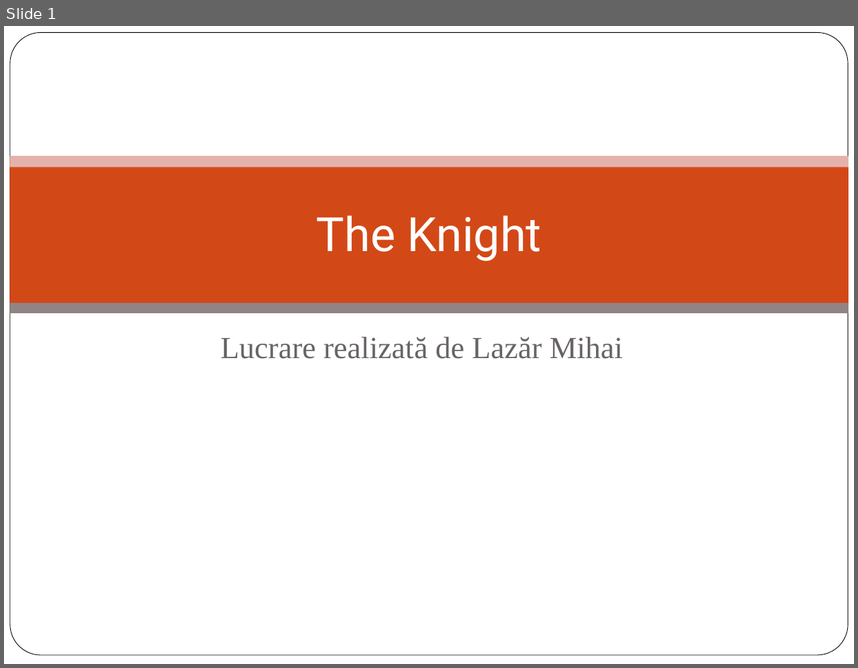
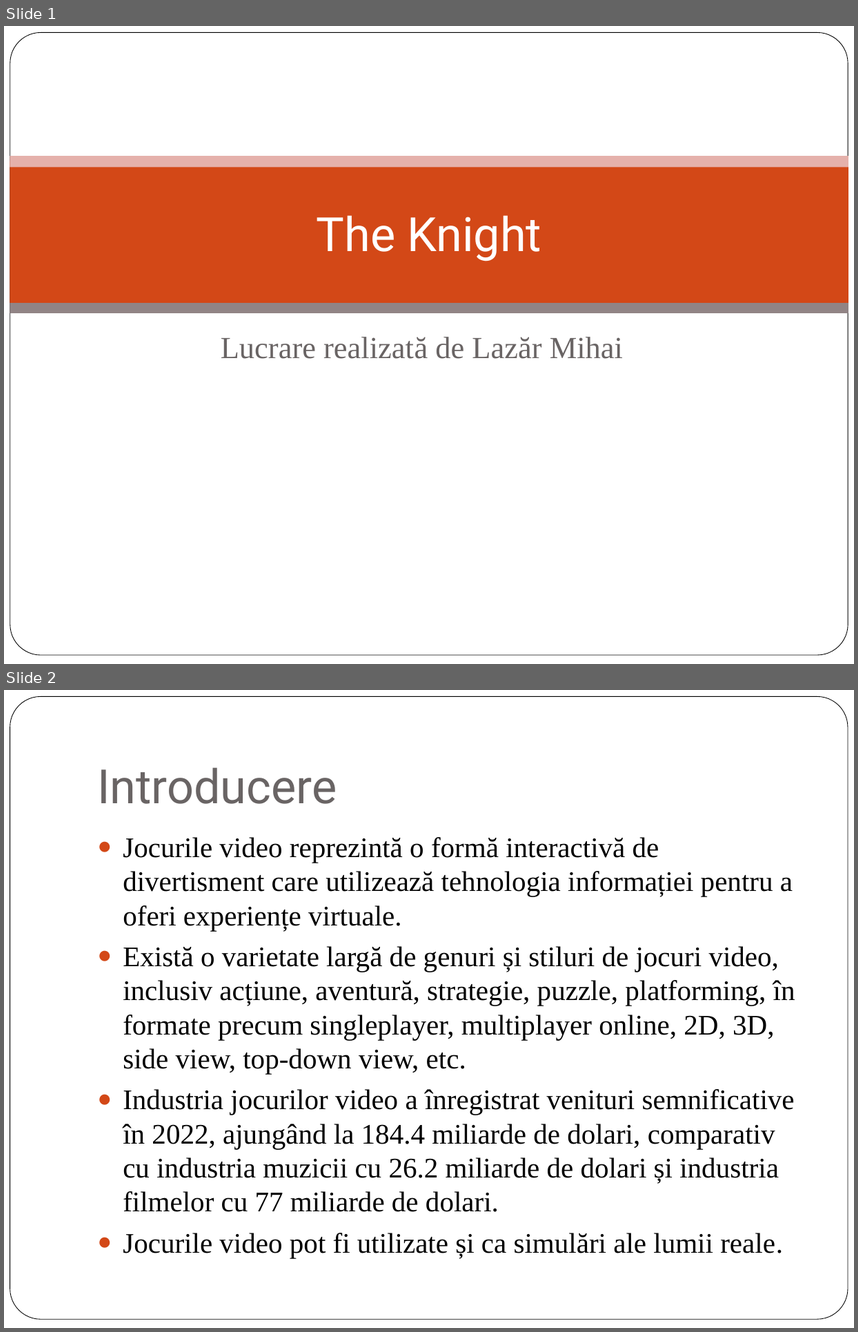
Before and after one commit to Mihai-Lazar26/Licenta, a slide deck: Prezentare Licenta.pptx. Shown one above the other, each under a label of ours: slide 1 before the commit, slides 1 and 2 after it. The pictures are 858x668 and 858x1332 pixels, drawn with LibreOffice and Linux fonts; fonts in the diff are those of the drawing; background and template pictures are left out. Boxes give left, top, right and bottom in pixels: in the first picture for what was removed or moved away, otherwise in the second. Text is boxed around its words. In the diff, an @@ line names an element or a change of style, - is before the commit and + after.

```diff
--- a/Prezentare Licenta.pptx
+++ b/Prezentare Licenta.pptx
@@ slide 2 added at (4,690,854,1328), background #FFFFFF; not listed: 1 template element that a slide beside it also shows @@
@@ title added at (97,767,337,804), 40 pt, text #696464 @@
+Introducere
@@ text added at (123,837,795,1258), 24.1 pt, text #000000 @@
+● Jocurile video reprezintă o formă interactivă de divertisment care utilizează tehnologia informației pentru a oferi experiențe virtuale.
+● Există o varietate largă de genuri și stiluri de jocuri video, inclusiv acțiune, aventură, strategie, puzzle, platforming, în formate precum singleplayer, multiplayer online, 2D, 3D, side view, top-down view, etc.
+● Industria jocurilor video a înregistrat venituri semnificative în 2022, ajungând la 184.4 miliarde de dolari, comparativ cu industria muzicii cu 26.2 miliarde de dolari și industria filmelor cu 77 miliarde de dolari.
+● Jocurile video pot fi utilizate și ca simulări ale lumii reale.
```
Also in this commit, not shown: 2 other slides added.
